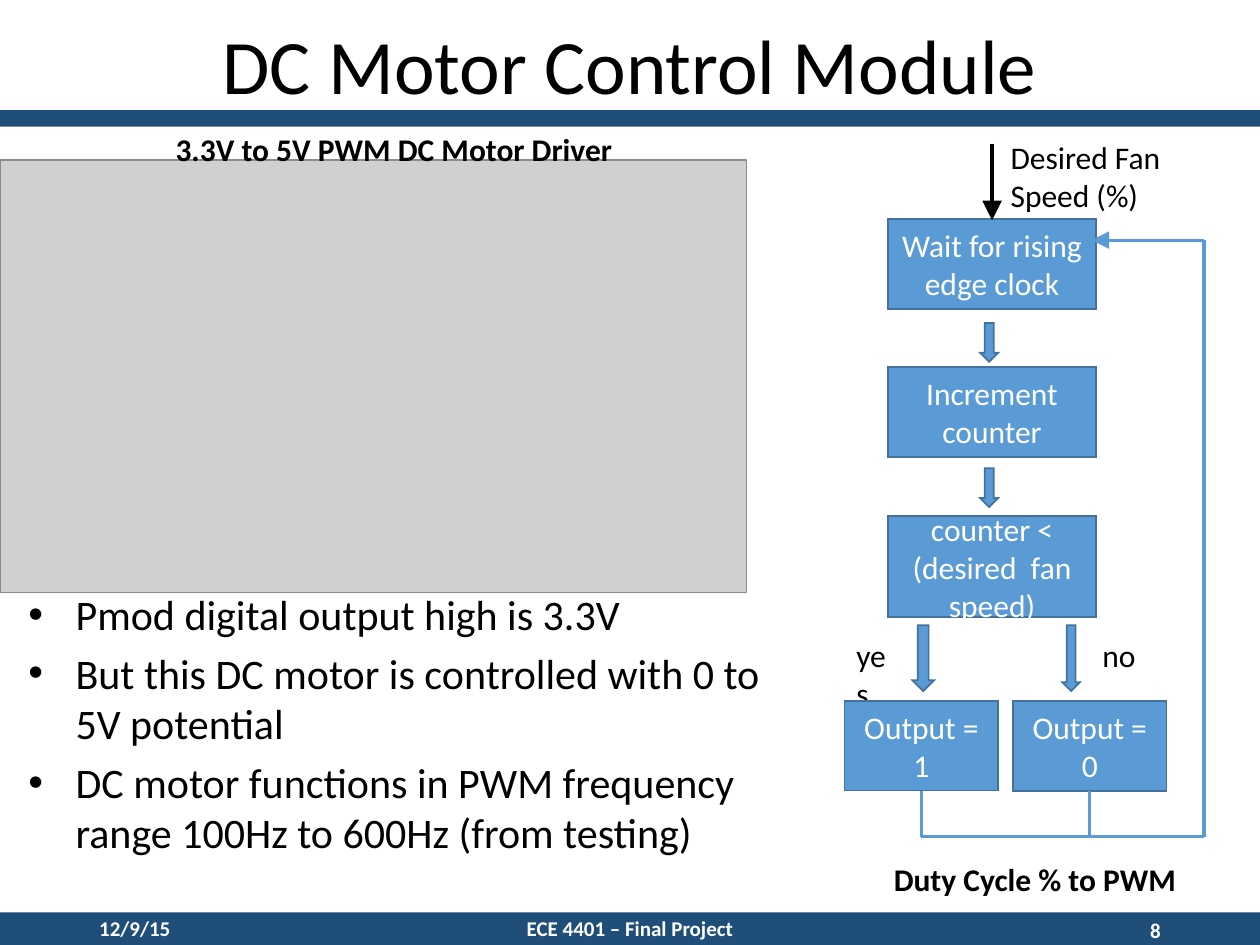
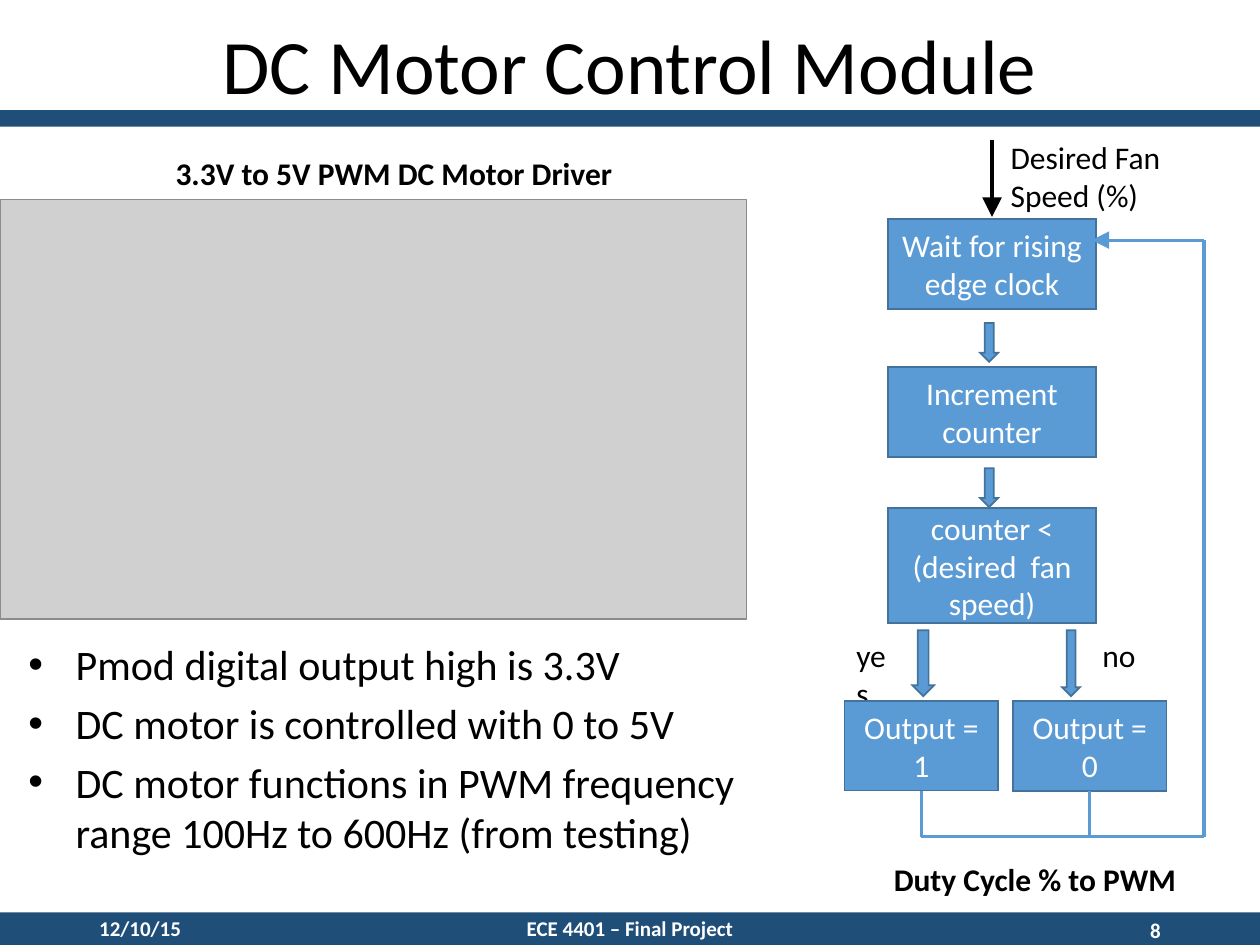
Before and after one commit to paquettedavid/FPGATemperaturePIDController, a slide deck: slide 8 of Documentation/DesignPresentation.pptx. Drawn at 1260x945 pixels with LibreOffice and Linux fonts; fonts in the diff are those of the drawing; grey boxes stand for pictures. Boxes give left, top, right and bottom in pixels: in the first picture for what was removed or moved away, otherwise in the second. Text is boxed around its words. In the diff, an @@ line names an element or a change of style, - is before the commit and + after.

```diff
--- a/Documentation/DesignPresentation.pptx
+++ b/Documentation/DesignPresentation.pptx
@@ text "3.3V to 5V PWM DC ..." rewrapped from <box>176,134,612,162</box> to <box>176,163,612,186</box> @@
@@ arrow moved from (992, 144) - (992, 220) to (992, 140) - (992, 217) @@
@@ picture: place and size @@
-picture at <box>0,160,747,592</box>
+picture at <box>0,200,747,620</box>
@@ rectangle "counter < (desired fan speed)": place and size @@
-rectangle "counter < (desired fan speed)" at <box>888,517,1096,617</box>
+rectangle "counter < (desired fan speed)" at <box>888,508,1096,622</box>
@@ text "Pmod digital output high is ...": place and size @@
-text "Pmod digital output high is ..." at <box>76,600,760,856</box>
+text "Pmod digital output high is ..." at <box>76,650,735,856</box>
@@ right arrow: place and size @@
-right arrow at <box>913,626,934,691</box>
+right arrow at <box>913,631,934,696</box>
@@ right arrow: place and size @@
-right arrow at <box>1062,625,1080,690</box>
+right arrow at <box>1062,630,1080,696</box>
@@ text at <box>76,709,674,740</box>: text changed @@
-• But this DC motor is controlled with 0 to 5V potential
+• DC motor is controlled with 0 to 5V
@@ text at <box>99,921,181,937</box>: text changed @@
-12/9/15
+12/10/15
```
Also in this commit, not shown: 14 other slides changed, 4 other files.
